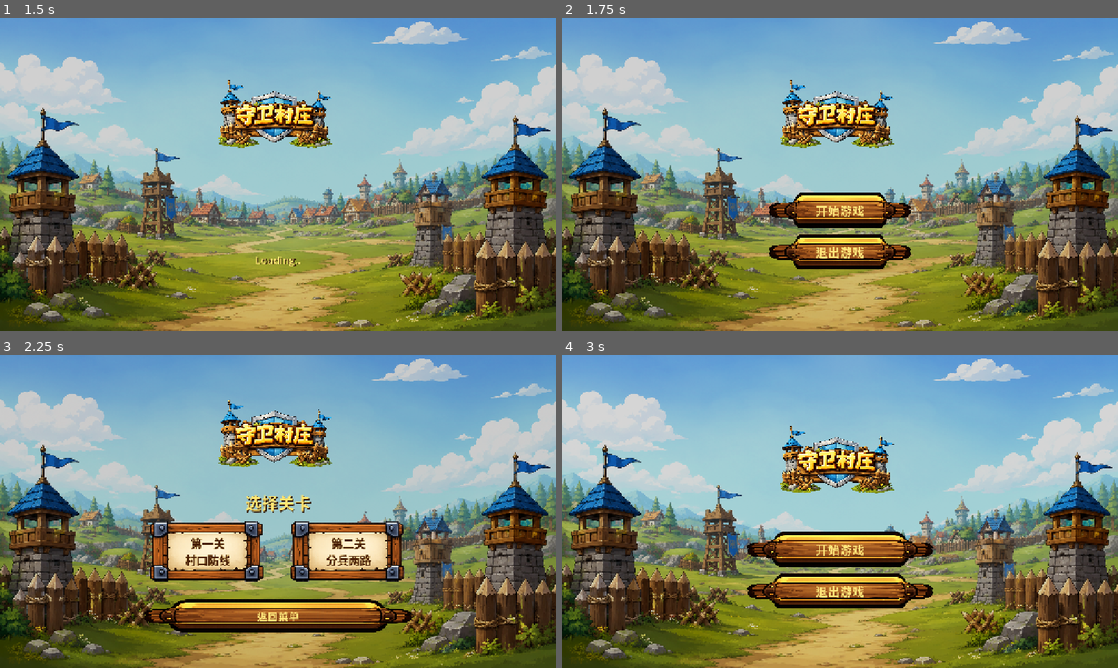
Above: before the commit, frames 1-4 (two rows, left to right).
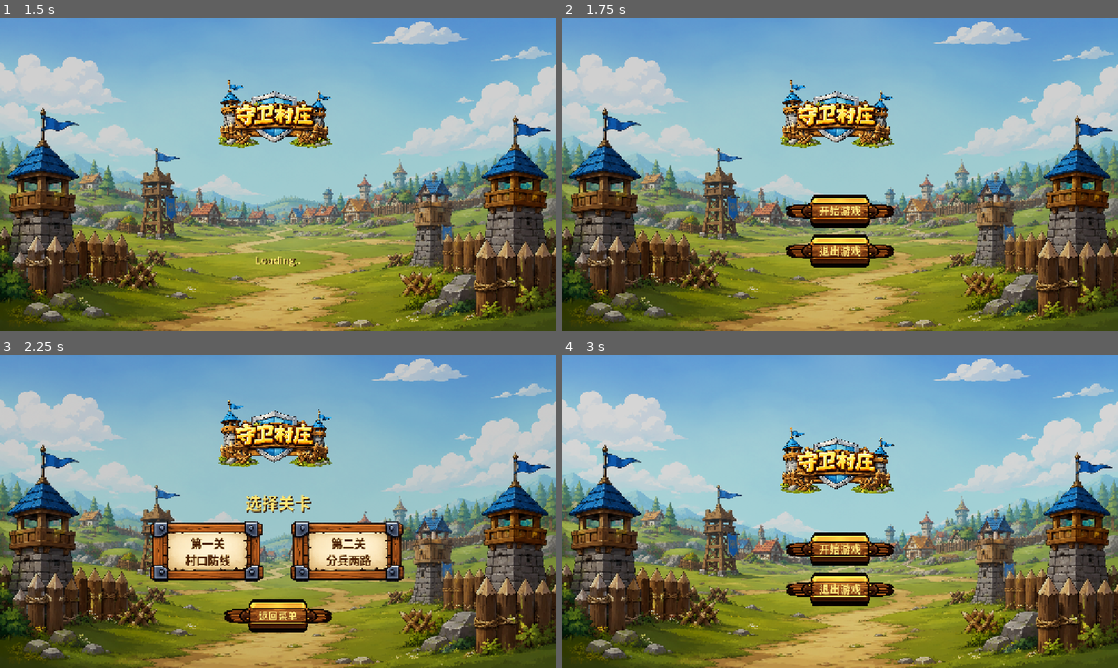
Above: after the commit, the same moments.

Repository: guangliangliang/luobo
Game: Godot game, scene res://scenes/Splash.tscn
The game is run twice, just before and just after one commit, with the same random seed, the same clock (stepped at 60 frames per second) and the same inputs.
Inputs (mouse positions are in pixels of both pictures, inside the frame that each line leads up to):
- Up to frame 1 (1.5 s): tap Enter at 0.5 s; move the mouse to (400, 158) at 0.52 s; click (400, 158) at 0.67 s; tap Space at 1.25 s; move the mouse to (166, 190) at 1.27 s; click (166, 190) at 1.42 s
- Up to frame 2 (1.75 s): no input
- Up to frame 3 (2.25 s): click "开始游戏" at 2 s
- Up to frame 4 (3 s): click "返回菜单" at 2.75 s

Frame 1 is identical in both runs. In frame 2, 3.2% of the frame differs, in the area x 37-63%, y 55-81%; in frame 3, 3.6%; in frame 4, 7.1%, in the area x 33-67%, y 22-82%.

Commit message:
feat: 优化按钮样式

Diff:
--- a/新建游戏项目/scripts/scenes/level_select.gd
+++ b/新建游戏项目/scripts/scenes/level_select.gd
@@ -85,14 +85,15 @@
 
 	var back_btn: Button = Button.new()
 	back_btn.text = "返回菜单"
-	back_btn.custom_minimum_size = Vector2(330, 78)
-	_apply_menu_button_style(back_btn, 24)
+	back_btn.custom_minimum_size = Vector2(252, 78)
+	_apply_menu_button_style(back_btn, 22)
 	back_btn.pressed.connect(_on_back_pressed)
 	center.add_child(back_btn)
 
 	_update_buttons()
 
 func _apply_menu_button_style(button: Button, font_size: int) -> void:
+	button.size_flags_horizontal = Control.SIZE_SHRINK_CENTER
 	button.add_theme_stylebox_override("normal", _make_menu_button_style(BUTTON_NORMAL))
 	button.add_theme_stylebox_override("hover", _make_menu_button_style(BUTTON_HOVER))
 	button.add_theme_stylebox_override("pressed", _make_menu_button_style(BUTTON_PRESSED))
@@ -100,7 +101,9 @@
 	button.add_theme_color_override("font_color", Color(1.0, 0.9, 0.48))
 	button.add_theme_color_override("font_hover_color", Color(1.0, 0.96, 0.62))
 	button.add_theme_color_override("font_pressed_color", Color(0.95, 0.76, 0.35))
+	button.add_theme_color_override("font_outline_color", Color(0.36, 0.12, 0.02, 0.95))
 	button.add_theme_color_override("font_shadow_color", Color(0.2, 0.08, 0.02, 0.95))
+	button.add_theme_constant_override("outline_size", 2)
 	button.add_theme_constant_override("shadow_offset_x", 2)
 	button.add_theme_constant_override("shadow_offset_y", 2)
 
@@ -134,6 +137,10 @@
 	style.set_texture_margin(SIDE_RIGHT, 56)
 	style.set_texture_margin(SIDE_TOP, 20)
 	style.set_texture_margin(SIDE_BOTTOM, 20)
+	style.set_content_margin(SIDE_LEFT, 58)
+	style.set_content_margin(SIDE_RIGHT, 58)
+	style.set_content_margin(SIDE_TOP, 16)
+	style.set_content_margin(SIDE_BOTTOM, 20)
 	return style
 
 func _make_level_card_style(texture: Texture2D) -> StyleBoxTexture:
--- a/新建游戏项目/scripts/scenes/main_menu.gd
+++ b/新建游戏项目/scripts/scenes/main_menu.gd
@@ -48,19 +48,20 @@
 
 	var start_btn: Button = Button.new()
 	start_btn.text = "开始游戏"
-	start_btn.custom_minimum_size = Vector2(330, 78)
-	_apply_menu_button_style(start_btn, 28)
+	start_btn.custom_minimum_size = Vector2(252, 78)
+	_apply_menu_button_style(start_btn, 24)
 	start_btn.pressed.connect(_on_start_pressed)
 	center.add_child(start_btn)
 
 	var exit_btn: Button = Button.new()
 	exit_btn.text = "退出游戏"
-	exit_btn.custom_minimum_size = Vector2(330, 78)
-	_apply_menu_button_style(exit_btn, 28)
+	exit_btn.custom_minimum_size = Vector2(252, 78)
+	_apply_menu_button_style(exit_btn, 24)
 	exit_btn.pressed.connect(_on_exit_pressed)
 	center.add_child(exit_btn)
 
 func _apply_menu_button_style(button: Button, font_size: int) -> void:
+	button.size_flags_horizontal = Control.SIZE_SHRINK_CENTER
 	button.add_theme_stylebox_override("normal", _make_button_style(BUTTON_NORMAL))
 	button.add_theme_stylebox_override("hover", _make_button_style(BUTTON_HOVER))
 	button.add_theme_stylebox_override("pressed", _make_button_style(BUTTON_PRESSED))
@@ -68,7 +69,9 @@
 	button.add_theme_color_override("font_color", Color(1.0, 0.9, 0.48))
 	button.add_theme_color_override("font_hover_color", Color(1.0, 0.96, 0.62))
 	button.add_theme_color_override("font_pressed_color", Color(0.95, 0.76, 0.35))
+	button.add_theme_color_override("font_outline_color", Color(0.36, 0.12, 0.02, 0.95))
 	button.add_theme_color_override("font_shadow_color", Color(0.2, 0.08, 0.02, 0.95))
+	button.add_theme_constant_override("outline_size", 2)
 	button.add_theme_constant_override("shadow_offset_x", 2)
 	button.add_theme_constant_override("shadow_offset_y", 2)
 
@@ -84,6 +87,10 @@
 	style.set_texture_margin(SIDE_RIGHT, 56)
 	style.set_texture_margin(SIDE_TOP, 20)
 	style.set_texture_margin(SIDE_BOTTOM, 20)
+	style.set_content_margin(SIDE_LEFT, 58)
+	style.set_content_margin(SIDE_RIGHT, 58)
+	style.set_content_margin(SIDE_TOP, 16)
+	style.set_content_margin(SIDE_BOTTOM, 20)
 	return style
 
 func _on_start_pressed() -> void:
--- a/新建游戏项目/scripts/scenes/result.gd
+++ b/新建游戏项目/scripts/scenes/result.gd
@@ -98,10 +98,11 @@
 	btn_vbox.add_child(menu_btn)
 
 func _apply_result_button_style(button: Button) -> void:
-	button.custom_minimum_size = Vector2(260, 68)
-	_apply_menu_button_style(button, 26)
+	button.custom_minimum_size = Vector2(228, 68)
+	_apply_menu_button_style(button, 23)
 
 func _apply_menu_button_style(button: Button, font_size: int) -> void:
+	button.size_flags_horizontal = Control.SIZE_SHRINK_CENTER
 	button.add_theme_stylebox_override("normal", _make_button_style(BUTTON_NORMAL))
 	button.add_theme_stylebox_override("hover", _make_button_style(BUTTON_HOVER))
 	button.add_theme_stylebox_override("pressed", _make_button_style(BUTTON_PRESSED))
@@ -109,7 +110,9 @@
 	button.add_theme_color_override("font_color", Color(1.0, 0.9, 0.48))
 	button.add_theme_color_override("font_hover_color", Color(1.0, 0.96, 0.62))
 	button.add_theme_color_override("font_pressed_color", Color(0.95, 0.76, 0.35))
+	button.add_theme_color_override("font_outline_color", Color(0.36, 0.12, 0.02, 0.95))
 	button.add_theme_color_override("font_shadow_color", Color(0.2, 0.08, 0.02, 0.95))
+	button.add_theme_constant_override("outline_size", 2)
 	button.add_theme_constant_override("shadow_offset_x", 2)
 	button.add_theme_constant_override("shadow_offset_y", 2)
 
@@ -125,6 +128,10 @@
 	style.set_texture_margin(SIDE_RIGHT, 56)
 	style.set_texture_margin(SIDE_TOP, 20)
 	style.set_texture_margin(SIDE_BOTTOM, 20)
+	style.set_content_margin(SIDE_LEFT, 54)
+	style.set_content_margin(SIDE_RIGHT, 54)
+	style.set_content_margin(SIDE_TOP, 14)
+	style.set_content_margin(SIDE_BOTTOM, 18)
 	return style
 
 func _update_display() -> void:
--- a/新建游戏项目/scripts/scenes/splash.gd
+++ b/新建游戏项目/scripts/scenes/splash.gd
@@ -91,19 +91,20 @@
 
 	var start_btn: Button = Button.new()
 	start_btn.text = "开始游戏"
-	start_btn.custom_minimum_size = Vector2(330, 78)
-	_apply_menu_button_style(start_btn, 28)
+	start_btn.custom_minimum_size = Vector2(252, 78)
+	_apply_menu_button_style(start_btn, 24)
 	start_btn.pressed.connect(_on_start_pressed)
 	menu.add_child(start_btn)
 
 	var exit_btn: Button = Button.new()
 	exit_btn.text = "退出游戏"
-	exit_btn.custom_minimum_size = Vector2(330, 78)
-	_apply_menu_button_style(exit_btn, 28)
+	exit_btn.custom_minimum_size = Vector2(252, 78)
+	_apply_menu_button_style(exit_btn, 24)
 	exit_btn.pressed.connect(_on_exit_pressed)
 	menu.add_child(exit_btn)
 
 func _apply_menu_button_style(button: Button, font_size: int) -> void:
+	button.size_flags_horizontal = Control.SIZE_SHRINK_CENTER
 	button.add_theme_stylebox_override("normal", _make_button_style(BUTTON_NORMAL))
 	button.add_theme_stylebox_override("hover", _make_button_style(BUTTON_HOVER))
 	button.add_theme_stylebox_override("pressed", _make_button_style(BUTTON_PRESSED))
@@ -111,7 +112,9 @@
 	button.add_theme_color_override("font_color", Color(1.0, 0.9, 0.48))
 	button.add_theme_color_override("font_hover_color", Color(1.0, 0.96, 0.62))
 	button.add_theme_color_override("font_pressed_color", Color(0.95, 0.76, 0.35))
+	button.add_theme_color_override("font_outline_color", Color(0.36, 0.12, 0.02, 0.95))
 	button.add_theme_color_override("font_shadow_color", Color(0.2, 0.08, 0.02, 0.95))
+	button.add_theme_constant_override("outline_size", 2)
 	button.add_theme_constant_override("shadow_offset_x", 2)
 	button.add_theme_constant_override("shadow_offset_y", 2)
 
@@ -127,6 +130,10 @@
 	style.set_texture_margin(SIDE_RIGHT, 56)
 	style.set_texture_margin(SIDE_TOP, 20)
 	style.set_texture_margin(SIDE_BOTTOM, 20)
+	style.set_content_margin(SIDE_LEFT, 58)
+	style.set_content_margin(SIDE_RIGHT, 58)
+	style.set_content_margin(SIDE_TOP, 16)
+	style.set_content_margin(SIDE_BOTTOM, 20)
 	return style
 
 func _on_loading_frame_timeout() -> void:
--- a/新建游戏项目/scripts/ui/hud.gd
+++ b/新建游戏项目/scripts/ui/hud.gd
@@ -62,7 +62,8 @@
 	var button: Button = Button.new()
 	button.text = text
 	button.flat = true
-	button.custom_minimum_size = Vector2(72, 42)
+	button.custom_minimum_size = Vector2(96, 42)
+	button.size_flags_horizontal = Control.SIZE_SHRINK_CENTER
 	button.add_theme_font_size_override("font_size", 22)
 	button.add_theme_color_override("font_color", Color.WHITE)
 	button.add_theme_color_override("font_hover_color", Color(1.0, 0.9, 0.45))
--- a/新建游戏项目/scripts/ui/level_info_dialog.gd
+++ b/新建游戏项目/scripts/ui/level_info_dialog.gd
@@ -110,7 +110,8 @@
 func _make_tab_button(text: String) -> Button:
 	var button: Button = Button.new()
 	button.text = text
-	button.custom_minimum_size = Vector2(150, 42)
+	button.custom_minimum_size = Vector2(118, 42)
+	button.size_flags_horizontal = Control.SIZE_SHRINK_CENTER
 	button.add_theme_font_size_override("font_size", 21)
 	return button
 
--- a/新建游戏项目/scripts/ui/settings_dialog.gd
+++ b/新建游戏项目/scripts/ui/settings_dialog.gd
@@ -103,7 +103,8 @@
 func _make_menu_button(text: String) -> Button:
 	var button: Button = Button.new()
 	button.text = text
-	button.custom_minimum_size = Vector2(300, 44)
+	button.custom_minimum_size = Vector2(180, 44)
+	button.size_flags_horizontal = Control.SIZE_SHRINK_CENTER
 	button.add_theme_font_size_override("font_size", 21)
 	return button
 
